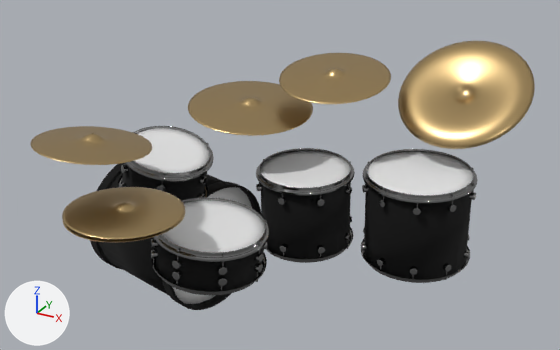
The FBX model Assets/Models/DrumKit.fbx, before and after one commit.
One viewpoint serves both versions: a camera (50 mm lens) standing at (1.39, -2.25, 1.79) and looking at (0.12, 0.07, 0.64). The lights are fixed; the arrows at lower left show +X, +Y and +Z. Where no turn or scale is listed for an object, it has been applied to the vertices.

The first picture shows 'Bass Drum', 'China 21', 'Crash 16', 'Crash 18', 'HiHat 14', 'Ride 20', 'Snare', 'Tom', 'Tom.001', 'Tom.002'.
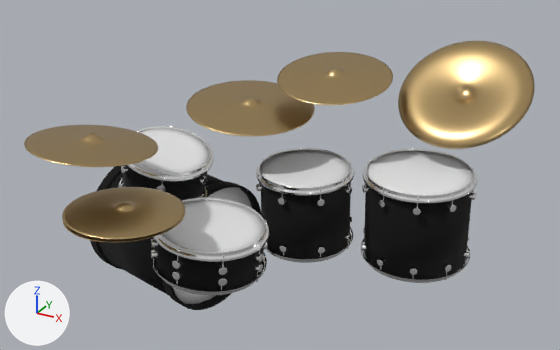
Where the change shows, as pixel boxes (x1, y1, x2, y2) in the pictures (560 x 350 px):
'Tom.002', recoloured: (361, 149, 478, 283) in both
'Tom.001', recoloured: (256, 148, 355, 263) in both
'Snare', recoloured: (151, 198, 269, 295) in both
'Crash 16', reshaped (10% wider, 7% taller): before (30, 126, 152, 165); after (24, 125, 158, 167)

What the commit changed:
Material 'Metal' (mat_metal) changes colour from grey #929292 to white #ffffff; in linear values from (0.288, 0.288, 0.288) to (1.0, 1.0, 1.0).
me_circle_007 has 2688 vertices, 2688 faces and spans x -0.184..0.184, y -0.184..0.183, z -0.025..0.034.
me_circle_007 is used by ob_crash_16; location (-0.208, -0.549, 0.909).
me_circle_007 part 1: the whole mesh is multiplied about its middle by the matrix ((1.099, -0.001, -0.006), (-0.001, 1.098, -0.01), (-0.006, -0.01, 1.002)).
